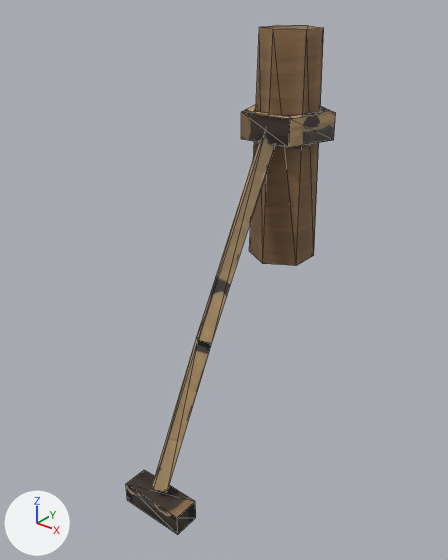
One commit to the glTF model client/public/city/raft-moor-age1.glb: the scene before it, then after it.
Both versions are drawn from a 50 mm lens placed at (0.387, -0.598, 0.306), pointed at (-0.007, -0.106, 0.001). The lights are fixed; the arrows at lower left show +X, +Y and +Z. The picture after the commit comes second. Mesh edges are drawn as thin lines. Where no turn or scale is listed for an object, it has been applied to the vertices. Vertices at exactly the same position are counted once.

Names of what the first picture shows: 'raft-moor-age1'.
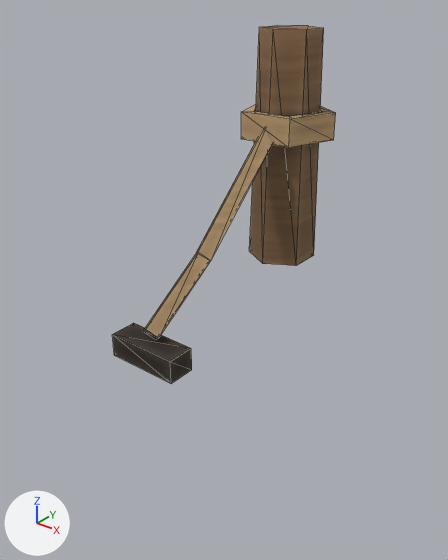
Where the newer file only moved an object's origin or applied its transform, the numbers keep the older frame.

Pixel boxes (x1, y1, x2, y2) of what changed, in the pictures (448 x 560 px; the box of a moved part takes in the faces that stretch with it):
'raft-moor-age1', reshaped, surface changed (7% wider, 29% shorter)
    before: (126, 25, 336, 534)
    after: (112, 25, 336, 384)
part 1 of me_raft_moor_age1, moved or reshaped
    before: (126, 470, 196, 534)
    after: (112, 323, 192, 384)
part 2 of me_raft_moor_age1, moved or reshaped
    before: (153, 132, 275, 492)
    after: (143, 128, 273, 340)
part 3 of me_raft_moor_age1, surface changed
    before: (126, 26, 335, 534)
    after: (112, 26, 335, 384)

The change, as a list of edits to the scene's bpy script:
```text
Change me_raft_moor_age1:
    used by ob_raft_moor_age1; location = (0.0, -0.095, 0.009)
    remove me_raft_moor_age1.from_pydata(...)  # 54 vertices, 96 faces; spans x -0.051..0.051, y -0.149..0.149, z -0.251..0.251
    add me_raft_moor_age1.from_pydata(...)  # 54 vertices, 96 faces; spans x -0.051..0.051, y -0.15..0.15, z -0.051..0.251
    me_raft_moor_age1 part 1: the loose piece of 8 vertices spanning x -0.04..0.04, y -0.149..-0.12, z -0.251..-0.226 is moved by (0.0, 0.0, 0.2)
    me_raft_moor_age1 part 2
    me_raft_moor_age1.vertices[32].co: (0.0, 0.056, 0.157) -> (0.0, 0.058, 0.159)
    me_raft_moor_age1.vertices[33].co: (0.0, -0.064, -0.058) -> (0.0, -0.062, 0.044)  # pixel (198, 340) -> pixel (197, 253)
    me_raft_moor_age1.vertices[35].co: (0.011, -0.055, -0.064) -> (0.011, -0.055, 0.036)  # pixel (211, 343) -> pixel (210, 260)
    me_raft_moor_age1.vertices[36].co: (0.0, 0.075, 0.146) -> (0.0, 0.073, 0.143)
    me_raft_moor_age1.vertices[37].co: (0.0, -0.045, -0.069) -> (0.0, -0.047, 0.028)
    me_raft_moor_age1.vertices[39].co: (-0.011, -0.055, -0.064) -> (-0.011, -0.055, 0.036)  # pixel (196, 337) -> pixel (194, 255)
    me_raft_moor_age1.vertices[40].co: (0.0, -0.064, -0.059) -> (0.0, -0.061, 0.045)  # pixel (197, 340) -> pixel (198, 252)
    me_raft_moor_age1.vertices[41].co: (0.0, -0.144, -0.214) -> (0.0, -0.141, -0.01)  # pixel (153, 489) -> pixel (145, 329)
    me_raft_moor_age1.vertices[42].co: (0.011, -0.135, -0.219) -> (0.011, -0.134, -0.019)  # pixel (166, 492) -> pixel (158, 338)
    me_raft_moor_age1.vertices[43].co: (0.0, -0.045, -0.069) -> (0.0, -0.048, 0.027)  # not seen -> pixel (206, 264)
    me_raft_moor_age1.vertices[44].co: (0.0, -0.125, -0.224) -> (0.0, -0.128, -0.028)
    me_raft_moor_age1.vertices[45].co: (-0.011, -0.135, -0.219) -> (-0.011, -0.134, -0.019)  # pixel (152, 483) -> pixel (142, 331)
    me_raft_moor_age1 part 3: texture (UV) coordinates of 96 of 96 faces, centred in x -0.045..0.045, y -0.149..0.137, z -0.251..0.251, changed; they spanned u 0.0..1.0, v 0.0..0.96 and now span u 0.01..0.99, v 0.01..0.98
```
